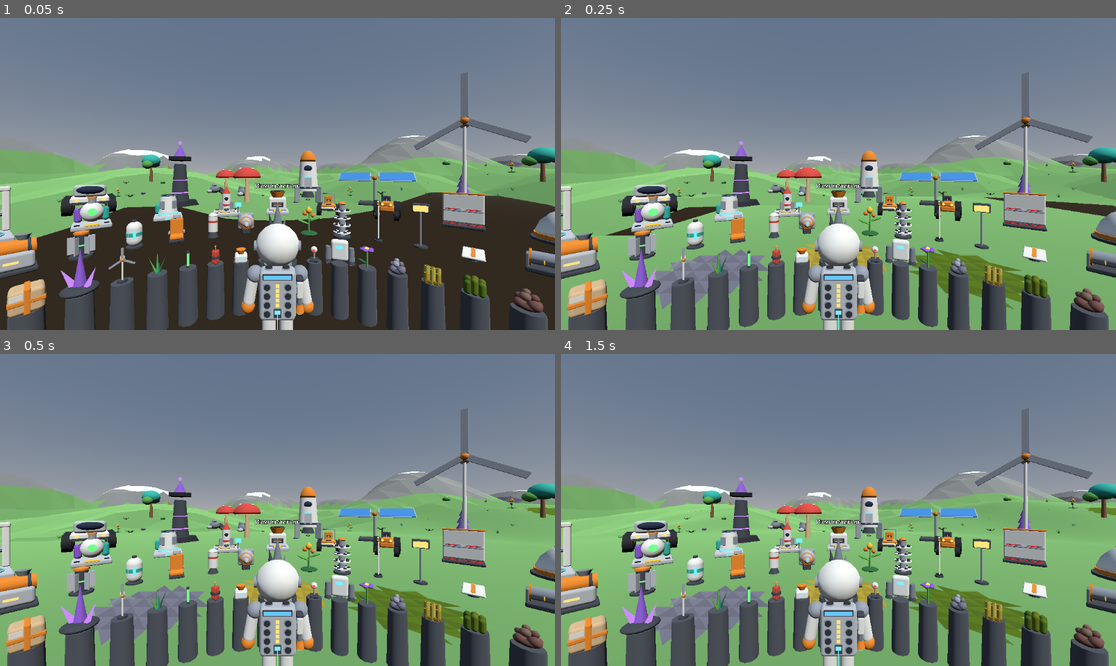
Above: before the commit, frames 1-4 (two rows, left to right).
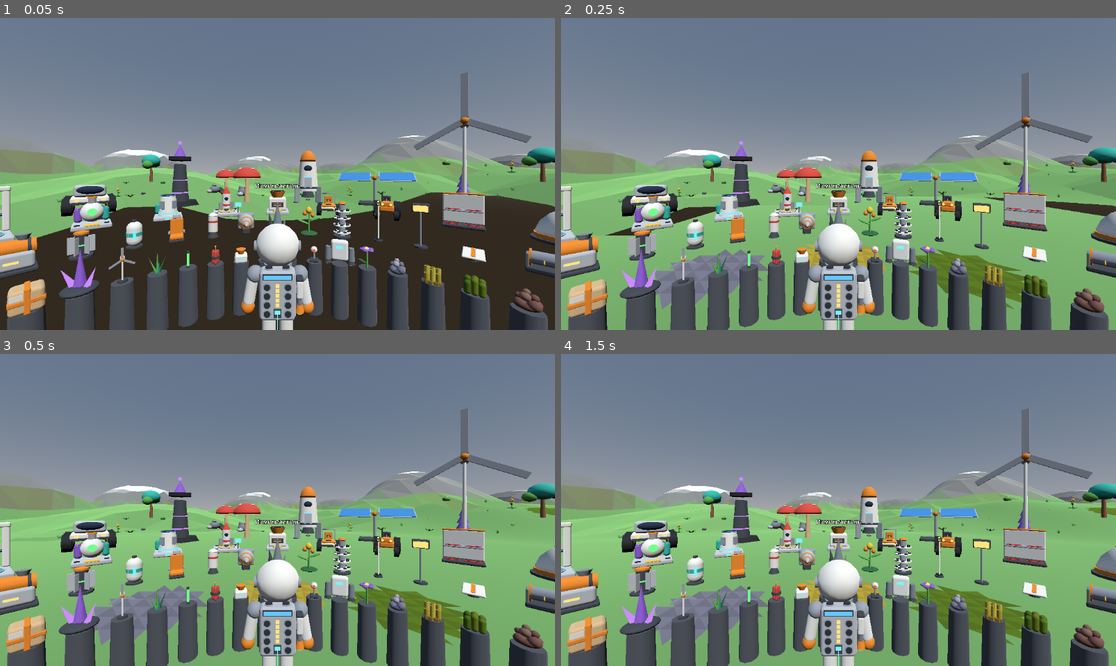
Above: after the commit, the same moments.

Repository: Vano3667/Astro-Planet
Game: Godot game, scene res://main.tscn
Same seed, same stepped clock (60 frames per second), same inputs: the game is played once before the commit and once after it.
Inputs:
- Up to frame 1 (0.05 s): no input
- Up to frame 2 (0.25 s): no input
- Up to frame 3 (0.5 s): no input
- Up to frame 4 (1.5 s): tap Enter at 1.25 s

The runs differ from the first frame. In frame 1, 0.7% of the frame differs, in the area x 0-95%, y 42-50%; in frame 2, 0.7%; in frame 3, 0.7%; in frame 4, 0.7%.

Commit message:
Грунт: сторона треугольника берётся из порядка углов, а не из формы; плавные границы цветов
Дыры в земле на картинках - это треугольники, повёрнутые лицом вниз.
Раньше сторона каждого треугольника выбиралась по его наклону к оси
пересечённого ребра; у почти лежащих треугольников (край раскопа,
подножие насыпи, кромка стартовой площадки) знак получался случайным.
Теперь сторона задаётся порядком углов четырёхугольника, а диагональ
выбирается так, чтобы два треугольника не складывались.
Проверка сборки считает рёбра, которые два треугольника проходят в одну
сторону, по новому и по старому правилу.
Цвета травы, серого камня и светлой вершины теперь переходят плавно.

Diff:
--- a/game/terrain/surface_nets.gd
+++ b/game/terrain/surface_nets.gd
@@ -12,11 +12,12 @@
 const COLOR_ROCK := Color(0.43, 0.41, 0.46)
 const COLOR_DEEP := Color(0.27, 0.25, 0.31)
 # Mountains: the reference wiki calls the mountains of the starting planet gray.
-# The light tops and both height levels are own values.
+# The light tops, both height levels and the width of the color bands are own values.
 const COLOR_HIGH := Color(0.52, 0.53, 0.52)
 const COLOR_SNOW := Color(0.88, 0.90, 0.93)
 const HIGH_LEVEL := 7.0
 const SNOW_LEVEL := 18.0
+const COLOR_BAND := 1.5     # two ground colors mix within this many meters above and below a level
 
 static var _wind: float = 0.0
 
@@ -48,23 +49,24 @@
 
 # Color of the ground surface. wy: height of the place, ny: how much the surface looks up (0..1).
 # Used both for the detailed ground and for the far ground, so the two match.
+# Colors change gradually with height and with steepness, so the borders are not saw-toothed.
 static func surface_color(wy: float, ny: float) -> Color:
-	if ny > 0.7:
-		if wy > SNOW_LEVEL:
-			return COLOR_SNOW
-		if wy > HIGH_LEVEL:
-			return COLOR_HIGH
-		return COLOR_GRASS
-	if wy > HIGH_LEVEL:
-		return COLOR_ROCK
-	return COLOR_SOIL
+	var high: float = smoothstep(HIGH_LEVEL - COLOR_BAND, HIGH_LEVEL + COLOR_BAND, wy)
+	var level: Color = COLOR_GRASS.lerp(COLOR_HIGH, high)
+	var snow: float = smoothstep(SNOW_LEVEL - COLOR_BAND, SNOW_LEVEL + COLOR_BAND, wy)
+	if snow > 0.0:
+		level = level.lerp(COLOR_SNOW, snow)
+	var steep: Color = COLOR_SOIL.lerp(COLOR_ROCK, high)
+	return steep.lerp(level, smoothstep(0.6, 0.8, ny))
 
 
 # density: P*P*P values of one chunk; heights: P*P original ground heights;
 # origin: world position of the chunk; deposits: list from Gen.deposits_for();
 # mined: P*P*P flags of points whose ground was already dug out once (may be empty).
+# by_shape: only for tools/check_terrain.gd - picks the side of every triangle the old, wrong way,
+# so that the build can show the difference. The game never passes it.
 # Returns mesh arrays in chunk-local coordinates, or an empty array if there is no surface.
-static func build(density: PackedFloat32Array, heights: PackedFloat32Array, origin: Vector3, deposits: PackedFloat32Array, mined: PackedByteArray) -> Array:
+static func build(density: PackedFloat32Array, heights: PackedFloat32Array, origin: Vector3, deposits: PackedFloat32Array, mined: PackedByteArray, by_shape: bool = false) -> Array:
 	var pc: int = Gen.P
 	var pp: int = pc * pc
 	var cn: int = pc - 1
@@ -167,6 +169,10 @@
 	# Pass 2: a quad for every grid edge crossed by the surface. A chunk owns the edges
 	# that start at its grid points 0 .. N-1, so neighbours never repeat a quad.
 	# Each quad is stored as 4 cell indices and a code: axis * 2 + (0 if the solid end is first).
+	# The four cells always go around the edge in the same order:
+	#   X edge: (y-, z-), (y+, z-), (y+, z+), (y-, z+)   - seen from +X this is counter-clockwise
+	#   Y edge: (x-, z-), (x+, z-), (x+, z+), (x-, z+)   - seen from +Y this is clockwise
+	#   Z edge: (x-, y-), (x+, y-), (x+, y+), (x-, y+)   - seen from +Z this is counter-clockwise
 	var quads := PackedInt32Array()
 	for k in range(1, pc - 1):
 		for j in range(1, pc - 1):
@@ -212,29 +218,53 @@
 		var vd: Vector3 = cell_vert[quads[q + 3]]
 		var code: int = quads[q + 4]
 		q += 5
-		# direction from ground to air along the crossed edge
-		var outward := Vector3.ZERO
 		var axis: int = code >> 1
-		if (code & 1) == 0:
-			outward[axis] = 1.0
-		else:
-			outward[axis] = -1.0
+		# Which side of the quad looks from the ground into the air follows from the order of
+		# its corners around the crossed edge (see pass 2) and from which end of the edge is
+		# solid. It must NOT be judged from the tilt of each triangle: a triangle that lies
+		# almost along the edge would get a random side, and the ground would show holes.
+		var orient: float = 1.0
+		if axis == 1:
+			orient = -1.0
+		var axis_out: float = 1.0
+		if (code & 1) == 1:
+			orient = -orient
+			axis_out = -1.0
+		# The quad is cut into triangles a-b-c and a-c-d. If the two fold onto each other,
+		# the other cut (a-b-d and b-c-d) is tried and the one that folds less is kept.
+		var cr0: Vector3 = (vb - va).cross(vc - va)
+		var cr1: Vector3 = (vc - va).cross(vd - va)
+		var first_c: Vector3 = vc
+		var second_a: Vector3 = va
+		var fold: float = cr0.dot(cr1)
+		if fold < 0.0:
+			var alt0: Vector3 = (vb - va).cross(vd - va)
+			var alt1: Vector3 = (vc - vb).cross(vd - vb)
+			if alt0.dot(alt1) > fold:
+				cr0 = alt0
+				cr1 = alt1
+				first_c = vd
+				second_a = vb
 		for t in 2:
 			var p0: Vector3 = va
 			var p1: Vector3 = vb
-			var p2: Vector3 = vc
+			var p2: Vector3 = first_c
+			var cross: Vector3 = cr0
 			if t == 1:
+				p0 = second_a
 				p1 = vc
 				p2 = vd
-			var cross: Vector3 = (p1 - p0).cross(p2 - p0)
+				cross = cr1
 			var area2: float = cross.length()
 			if area2 < 0.0000001:
 				continue
-			var facing: float = cross.dot(outward)
-			var nn: Vector3 = cross / area2
-			if facing < 0.0:
-				nn = -nn
-			if facing * w < 0.0:
+			var side: float = orient
+			if by_shape:
+				side = 1.0
+				if cross[axis] * axis_out < 0.0:
+					side = -1.0
+			var nn: Vector3 = cross * (side / area2)
+			if side * w < 0.0:
 				var tmp: Vector3 = p1
 				p1 = p2
 				p2 = tmp
--- a/game/tools/check_terrain.gd
+++ b/game/tools/check_terrain.gd
@@ -1,12 +1,17 @@
 extends SceneTree
 # Checks the ground code without a headset: builds chunks, digs, adds ground, levels it,
-# collects a resource, looks for caves and mountains, queries heights.
+# collects a resource, looks for caves and mountains, queries heights, and checks that
+# all triangles of the ground face the same side of the surface.
 # Prints timings (on the build server, not on the headset) and TERRAIN_OK or TERRAIN_FAIL.
 # Run: godot --headless --xr-mode off --path game --script res://tools/check_terrain.gd
 
 const Gen := preload("res://terrain/terrain_gen.gd")
 const Nets := preload("res://terrain/surface_nets.gd")
 const World := preload("res://terrain/voxel_world.gd")
+
+# A mesh passes the facing check while fewer than this share of its edges is wrong.
+# A few wrong edges are possible in rare knots of the surface; a mistake in the rule gives many.
+const FACING_LIMIT := 0.01
 
 var _fails: int = 0
 
@@ -17,6 +22,62 @@
 		status = "FAILED"
 		_fails += 1
 	print("TERRAIN_CHECK %s %s %s" % [name, status, detail])
+
+
+func _vertex_id(ids: Dictionary, p: Vector3) -> int:
+	if ids.has(p):
+		var found: int = ids[p]
+		return found
+	var n: int = ids.size()
+	ids[p] = n
+	return n
+
+
+# Looks at one chunk mesh. Returns three numbers:
+#   x - edges that two triangles pass in the same direction. When all triangles face the
+#       same side of the surface, neighbours pass their common edge in opposite directions,
+#       so this is 0. A triangle turned face down shows up here (and as a hole in the picture).
+#   y - all edges counted.
+#   z - triangles whose stored normal does not match the order of their corners.
+func _facing_stat(arrays: Array) -> Vector3i:
+	var v: PackedVector3Array = arrays[Mesh.ARRAY_VERTEX]
+	var nrm: PackedVector3Array = arrays[Mesh.ARRAY_NORMAL]
+	var wind: float = Nets._winding()
+	var ids: Dictionary = {}
+	var seen: Dictionary = {}
+	var same_way := 0
+	var total := 0
+	var wrong_normal := 0
+	var count: int = v.size()
+	var t := 0
+	while t + 2 < count:
+		var pa: Vector3 = v[t]
+		var pb: Vector3 = v[t + 1]
+		var pc: Vector3 = v[t + 2]
+		if (pb - pa).cross(pc - pa).dot(nrm[t]) * wind <= 0.0:
+			wrong_normal += 1
+		var a: int = _vertex_id(ids, pa)
+		var b: int = _vertex_id(ids, pb)
+		var c: int = _vertex_id(ids, pc)
+		t += 3
+		for e in 3:
+			var from_id: int = a
+			var to_id: int = b
+			if e == 1:
+				from_id = b
+				to_id = c
+			elif e == 2:
+				from_id = c
+				to_id = a
+			if from_id == to_id:
+				continue
+			total += 1
+			var edge_key: int = from_id * 1000000 + to_id
+			if seen.has(edge_key):
+				same_way += 1
+			else:
+				seen[edge_key] = true
+	return Vector3i(same_way, total, wrong_normal)
 
 
 func _init() -> void:
@@ -44,6 +105,44 @@
 	var ms: float = float(Time.get_ticks_usec() - t0) / 1000.0
 	print("TERRAIN_BUILD chunks=%d meshed=%d tris=%d ms=%.1f ms_per_chunk=%.2f deposit_refs=%d" % [total, meshed, tris, ms, ms / float(total), int(deposit_values / 5.0)])
 	_check("build", meshed >= 81 and tris > 20000, "meshed=%d tris=%d" % [meshed, tris])
+
+	# 1b. Facing of the untouched ground: the two chunk layers that hold the start plateau,
+	# its rim and the hills. The same chunks are also meshed with the old rule (the side of a
+	# triangle judged from its tilt) to show how many triangles that rule turned over.
+	var face_new := Vector3i.ZERO
+	var face_old := Vector3i.ZERO
+	for kz in range(-4, 5):
+		for ky in range(-1, 1):
+			for kx in range(-4, 5):
+				var fkey := Vector3i(kx, ky, kz)
+				var fr: Dictionary = World.build_chunk_data(fkey, PackedFloat32Array(), PackedFloat32Array())
+				var f_new: Array = fr["arrays"]
+				if f_new.is_empty():
+					continue
+				face_new += _facing_stat(f_new)
+				var f_dens: PackedFloat32Array = fr["density"]
+				var f_heights: PackedFloat32Array = fr["heights"]
+				var f_deps: PackedFloat32Array = fr["deposits"]
+				var f_old: Array = Nets.build(f_dens, f_heights, Gen.chunk_origin(fkey), f_deps, PackedByteArray(), true)
+				if not f_old.is_empty():
+					face_old += _facing_stat(f_old)
+	# The flat ground of the plateau must look up.
+	var top_tris := 0
+	var top_up := 0
+	var pr: Dictionary = World.build_chunk_data(Vector3i(0, -1, 0), PackedFloat32Array(), PackedFloat32Array())
+	var p_arrays: Array = pr["arrays"]
+	if not p_arrays.is_empty():
+		var pv: PackedVector3Array = p_arrays[Mesh.ARRAY_VERTEX]
+		var pn: PackedVector3Array = p_arrays[Mesh.ARRAY_NORMAL]
+		var pt := 0
+		while pt + 2 < pv.size():
+			if pv[pt].y > 7.5 and pv[pt + 1].y > 7.5 and pv[pt + 2].y > 7.5:
+				top_tris += 1
+				if pn[pt].y > 0.9:
+					top_up += 1
+			pt += 3
+	var face_ok: bool = face_new.y > 1000 and float(face_new.x) < float(face_new.y) * FACING_LIMIT and face_new.z == 0 and top_tris > 0 and top_up == top_tris
+	_check("facing", face_ok, "same_way_edges=%d of %d wrong_normals=%d old_rule=%d of %d plateau_up=%d of %d" % [face_new.x, face_new.y, face_new.z, face_old.x, face_old.y, top_up, top_tris])
 
 	# 2. Queries on the untouched ground.
 	var w: World = World.new()
@@ -115,6 +214,7 @@
 	var keys: Array = w.edited_keys()
 	var t2: int = Time.get_ticks_usec()
 	var edited_tris := 0
+	var edited_meshes: Array = []
 	for item in keys:
 		var key: Vector3i = item
 		var r2: Dictionary = World.build_chunk_data(key, w.chunk_density(key), w.chunk_heights(key), w.chunk_mined(key))
@@ -122,9 +222,24 @@
 		if not arrays2.is_empty():
 			var v2: PackedVector3Array = arrays2[Mesh.ARRAY_VERTEX]
 			edited_tris += int(v2.size() / 3.0)
+			edited_meshes.append(arrays2)
 	var remesh_ms: float = float(Time.get_ticks_usec() - t2) / 1000.0
 	print("TERRAIN_REMESH chunks=%d tris=%d ms=%.1f ms_per_chunk=%.2f" % [keys.size(), edited_tris, remesh_ms, remesh_ms / float(maxi(keys.size(), 1))])
 	_check("remesh", keys.size() >= 5 and edited_tris > 500, "chunks=%d tris=%d" % [keys.size(), edited_tris])
+
+	# 7b. Facing of the dug, piled and levelled ground, with the new and with the old rule.
+	var dug_new := Vector3i.ZERO
+	var dug_old := Vector3i.ZERO
+	for mesh_item in edited_meshes:
+		var mesh_arrays: Array = mesh_item
+		dug_new += _facing_stat(mesh_arrays)
+	for item in keys:
+		var okey: Vector3i = item
+		var o_arrays: Array = Nets.build(w.chunk_density(okey), w.chunk_heights(okey), Gen.chunk_origin(okey), Gen.deposits_for(okey), w.chunk_mined(okey), true)
+		if not o_arrays.is_empty():
+			dug_old += _facing_stat(o_arrays)
+	var dug_ok: bool = dug_new.y > 100 and float(dug_new.x) < float(dug_new.y) * FACING_LIMIT and dug_new.z == 0
+	_check("facing_dug", dug_ok, "same_way_edges=%d of %d wrong_normals=%d old_rule=%d of %d" % [dug_new.x, dug_new.y, dug_new.z, dug_old.x, dug_old.y])
 
 	# 8. A long ray, as the aiming beam does every frame.
 	var t3: int = Time.get_ticks_usec()
